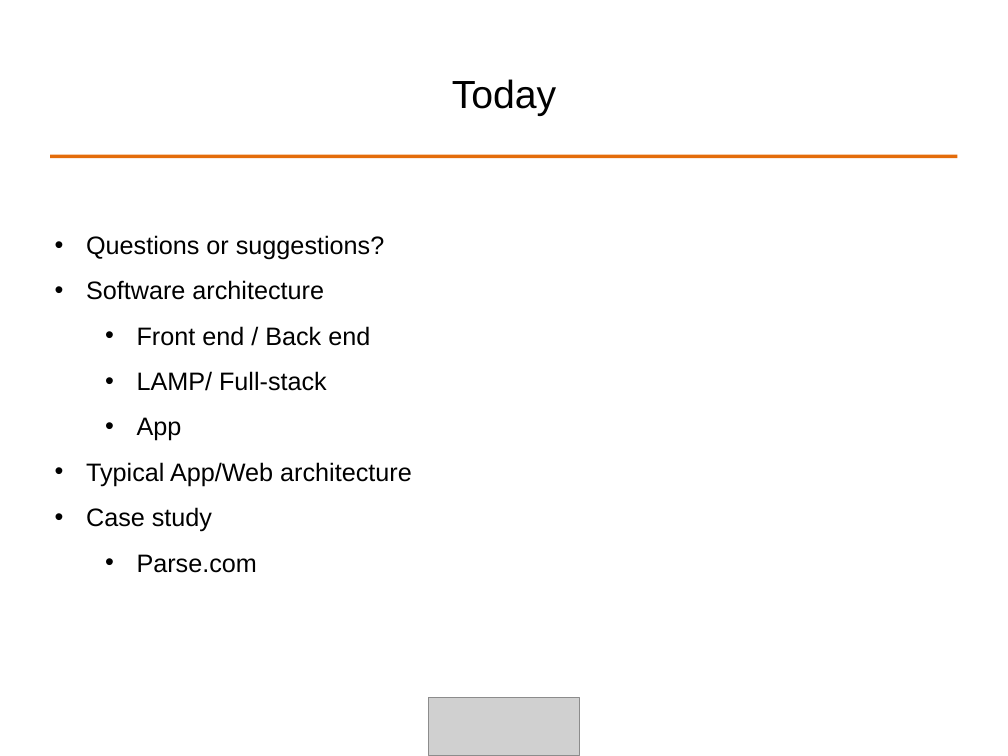
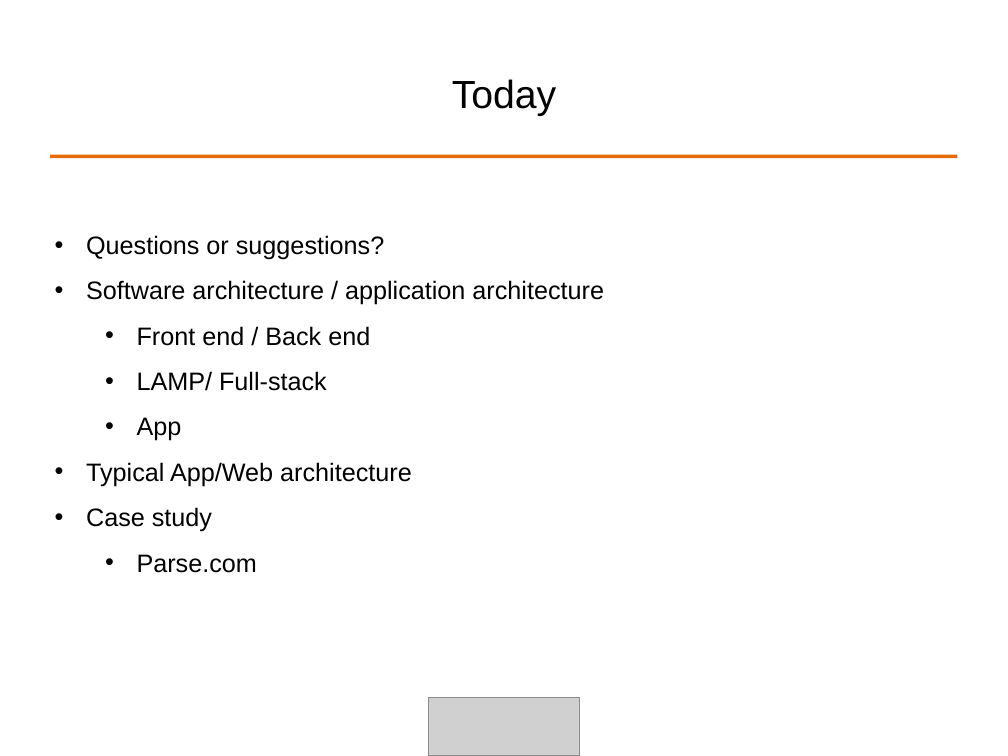
Before and after one commit to ALPHACamp/Camp-3-iOS-Dev, a slide deck: slide 2 of Class presentation/Week1 - Shyne/10-08-2014.ppt. Drawn at 1008x756 pixels with LibreOffice and Linux fonts; fonts in the diff are those of the drawing; grey boxes stand for pictures. Boxes give left, top, right and bottom in pixels: in the first picture for what was removed or moved away, otherwise in the second. Text is boxed around its words. In the diff, an @@ line names an element or a change of style, - is before the commit and + after.

Commit message:
revised slides

```diff
--- a/Class presentation/Week1 - Shyne/10-08-2014.ppt
+++ b/Class presentation/Week1 - Shyne/10-08-2014.ppt
@@ text at (86, 280, 604, 305): text changed @@
-• Software architecture
+• Software architecture / application architecture
```
Also in this commit, not shown: 2 other slides changed, 3 slides added, 1 slide removed.
